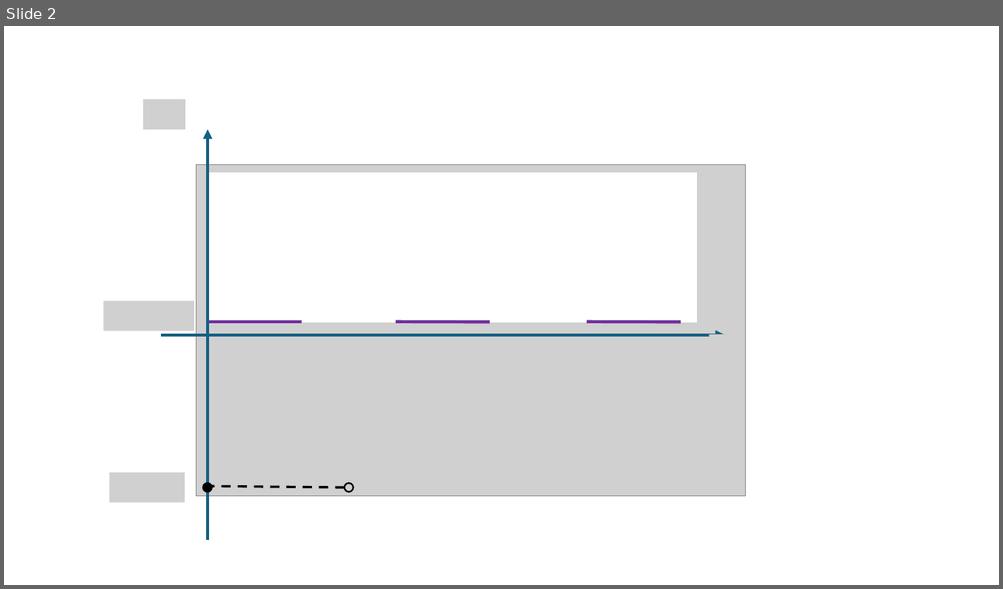
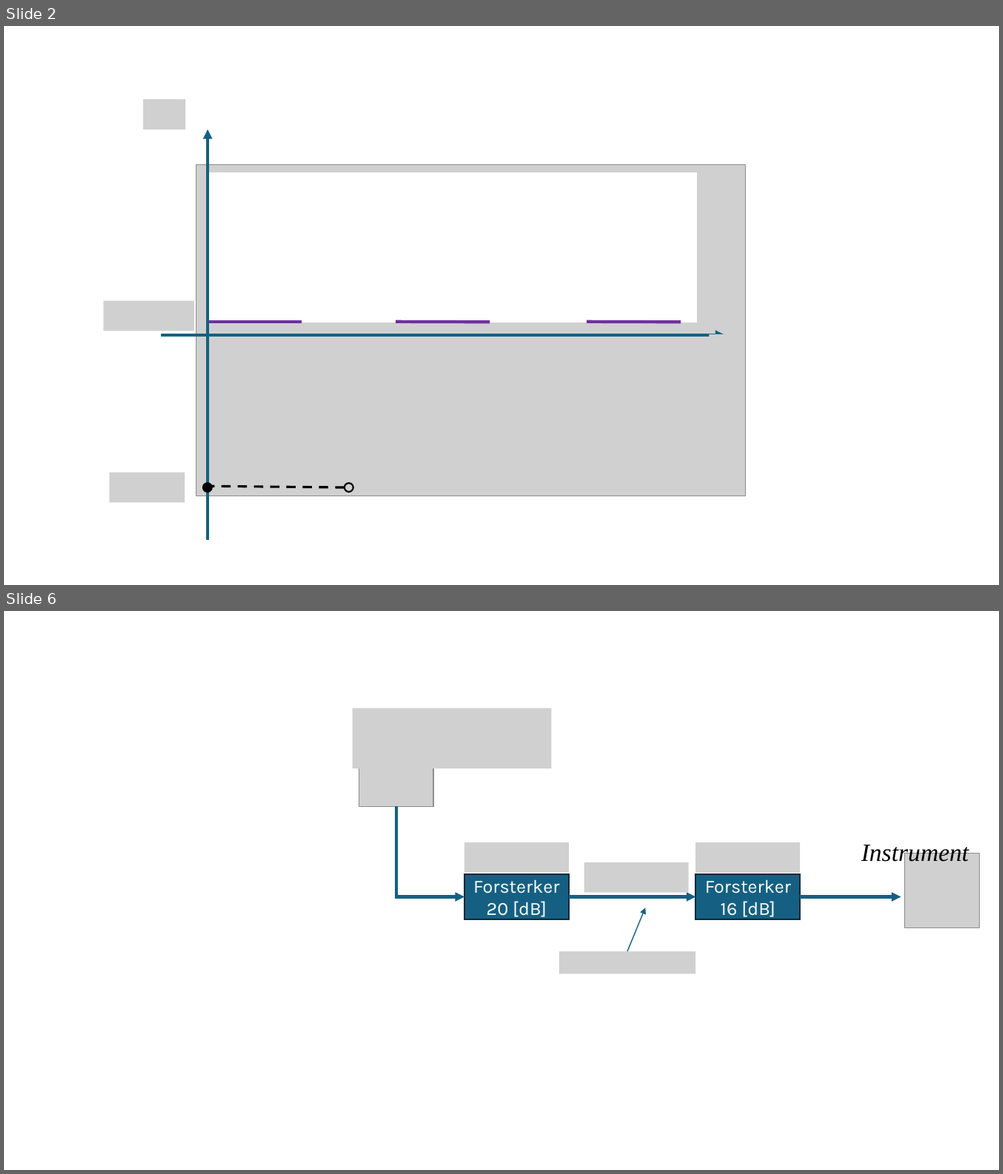
Before and after one commit to cmbNor/elektroniske_systemer, a slide deck: Kompendie/tegnOgSymboler/figurer og symboler.pptx. Shown one above the other, each under a label of ours: slide 2 before the commit, slides 2 and 6 after it; the slides between them are not shown. The pictures are 1003x589 and 1003x1174 pixels, drawn with LibreOffice and Linux fonts; fonts in the diff are those of the drawing; grey boxes stand for pictures. Boxes give left, top, right and bottom in pixels: in the first picture for what was removed or moved away, otherwise in the second. Text is boxed around its words. In the diff, an @@ line names an element or a change of style, - is before the commit and + after.

```diff
--- a/Kompendie/tegnOgSymboler/figurer og symboler.pptx
+++ b/Kompendie/tegnOgSymboler/figurer og symboler.pptx
@@ slide 6 added at bbox=[4, 611, 999, 1170], background #FFFFFF @@
@@ picture added at bbox=[353, 708, 552, 769] @@
@@ picture added at bbox=[358, 732, 433, 806] @@
@@ elbow arrow added from (395, 806) to (464, 897), #156082 3 pt @@
@@ picture added at bbox=[464, 843, 569, 872] @@
@@ picture added at bbox=[696, 843, 800, 873] @@
@@ text added at bbox=[861, 845, 969, 866], 24 pt, text #000000, italic @@
+Instrument
@@ picture added at bbox=[905, 854, 979, 928] @@
@@ rectangle added at bbox=[464, 874, 569, 920], fill #156082, outline #092A39 1.5 pt, 18 pt, text #FFFFFF @@
+Forsterker
+20 [dB]
@@ picture added at bbox=[583, 863, 688, 892] @@
@@ rectangle added at bbox=[696, 874, 800, 920], fill #156082, outline #092A39 1.5 pt, 18 pt, text #FFFFFF @@
+Forsterker
+16 [dB]
@@ arrow added from (569, 897) to (696, 897), #156082 3 pt @@
@@ arrow added from (800, 897) to (901, 897), #156082 3 pt @@
@@ arrow added from (627, 952) to (645, 908), #156082 1 pt @@
@@ picture added at bbox=[559, 952, 696, 974] @@
```
Also in this commit, not shown: 5 other slides added, 14 other files.
